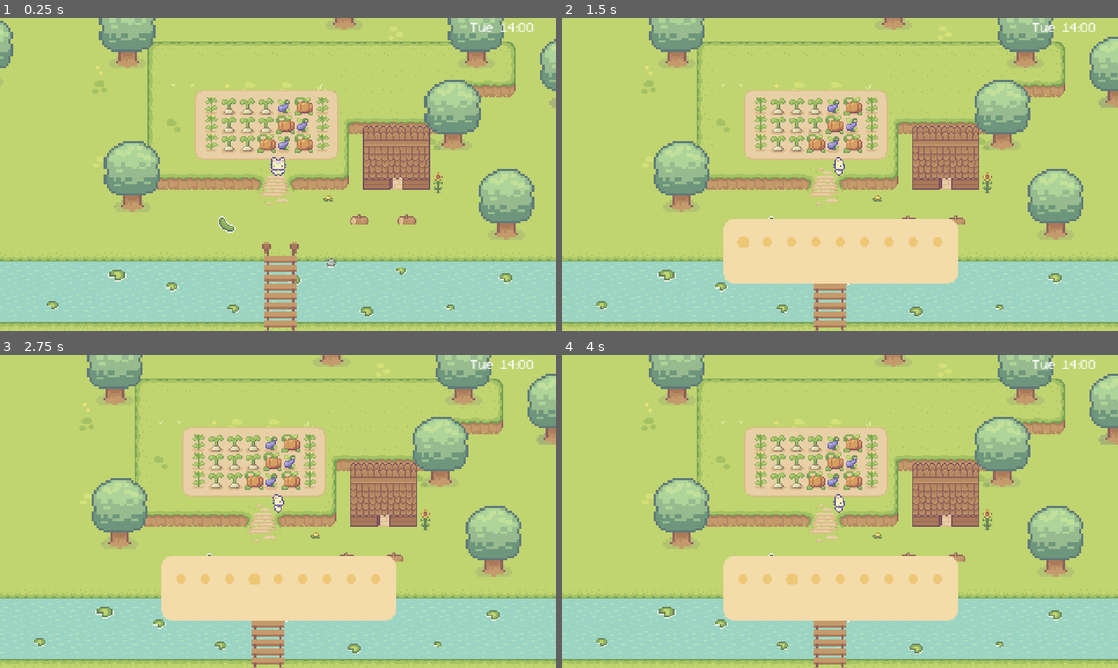
Above: before the commit, frames 1-4 (two rows, left to right).
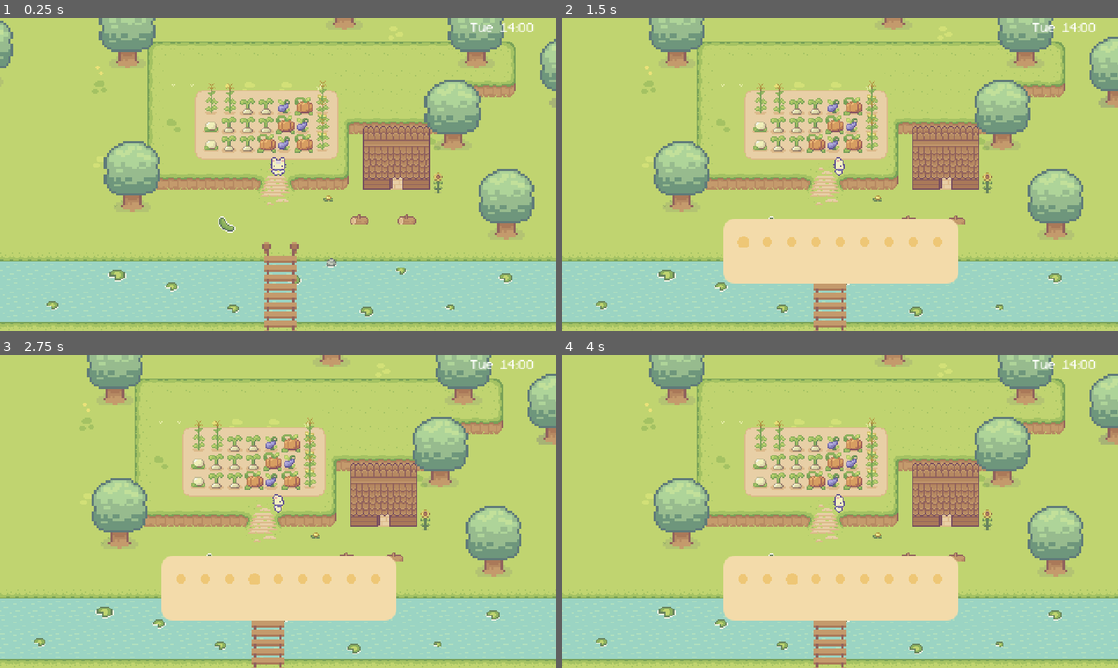
Above: after the commit, the same moments.

Repository: nkbs33/Godot_Farm
Game: Godot game, scene res://demo.tscn
The game is run twice, just before and just after one commit, with the same random seed, the same clock (stepped at 60 frames per second) and the same inputs.
Inputs:
- Up to frame 1 (0.25 s): no input
- Up to frame 2 (1.5 s): tap Enter at 0.5 s; hold D (move_right) 0.53-1.28 s; hold J (interact) 0.53-1.28 s; tap Space at 1.25 s; hold E (backpack) from 1.28 s (still down); tap J (interact) at 1.35 s
- Up to frame 3 (2.75 s): tap Enter at 2 s; release E (backpack) at 2.03 s; hold D (move_right) from 2.03 s (still down); hold J (interact) from 2.03 s (still down)
- Up to frame 4 (4 s): release D (move_right) at 2.78 s; release J (interact) at 2.78 s; hold W (move_up) 2.78-3.53 s; tap J (interact) at 2.85 s; tap Space at 3.5 s; hold A (move_left) from 3.53 s (still down); hold J (interact) from 3.53 s (still down)

The runs differ from the first frame. In frame 1, 0.5% of the frame differs, in the area x 36-59%, y 20-43%; in frame 2, 0.5%, in the area x 34-57%, y 20-43%; in frame 3, 0.5%; in frame 4, 0.5%.

Commit message:
work work

Diff:
--- a/world_maps/tile_sets/crop_tile_set.tres
+++ b/world_maps/tile_sets/crop_tile_set.tres
@@ -6,20 +6,12 @@
 [sub_resource type="TileSetAtlasSource" id="TileSetAtlasSource_6n8xk"]
 resource_name = "crops"
 texture = ExtResource("1_a81je")
-3:0/0 = 0
-3:0/0/y_sort_origin = 4
-4:0/0 = 0
-4:0/0/y_sort_origin = 4
 0:1/0 = 0
 0:1/0/y_sort_origin = 4
 1:1/0 = 0
 1:1/0/y_sort_origin = 4
 2:1/0 = 0
 2:1/0/y_sort_origin = 4
-3:1/0 = 0
-3:1/0/y_sort_origin = 4
-4:1/0 = 0
-4:1/0/y_sort_origin = 4
 0:2/0 = 0
 0:2/0/y_sort_origin = 4
 1:2/0 = 0
@@ -28,6 +20,7 @@
 2:2/0/y_sort_origin = 4
 3:2/0 = 0
 3:2/0/y_sort_origin = 4
+3:2/0/custom_data_0 = "carrot"
 0:3/0 = 0
 0:3/0/y_sort_origin = 4
 1:3/0 = 0
@@ -36,6 +29,7 @@
 2:3/0/y_sort_origin = 4
 3:3/0 = 0
 3:3/0/y_sort_origin = 4
+3:3/0/custom_data_0 = "cauliflower"
 0:4/0 = 0
 0:4/0/y_sort_origin = 4
 1:4/0 = 0
@@ -44,6 +38,7 @@
 2:4/0/y_sort_origin = 4
 3:4/0 = 0
 3:4/0/y_sort_origin = 4
+3:4/0/custom_data_0 = "tomato"
 0:5/0 = 0
 0:5/0/y_sort_origin = 4
 1:5/0 = 0
@@ -69,6 +64,7 @@
 2:7/0/y_sort_origin = 4
 3:7/0 = 0
 3:7/0/y_sort_origin = 4
+3:7/0/custom_data_0 = "cabbage"
 0:8/0 = 0
 0:8/0/y_sort_origin = 4
 1:8/0 = 0
@@ -77,6 +73,7 @@
 2:8/0/y_sort_origin = 4
 3:8/0 = 0
 3:8/0/y_sort_origin = 4
+3:8/0/custom_data_0 = "stick"
 0:9/0 = 0
 0:9/0/y_sort_origin = 4
 1:9/0 = 0
@@ -103,6 +100,7 @@
 2:11/0/y_sort_origin = 4
 3:11/0 = 0
 3:11/0/y_sort_origin = 4
+3:11/0/custom_data_0 = "flower"
 0:12/0 = 0
 0:12/0/y_sort_origin = 4
 1:12/0 = 0
@@ -111,6 +109,7 @@
 2:12/0/y_sort_origin = 4
 3:12/0 = 0
 3:12/0/y_sort_origin = 4
+3:12/0/custom_data_0 = "purple_carrot"
 0:13/0 = 0
 0:13/0/y_sort_origin = 4
 1:13/0 = 0
@@ -119,6 +118,7 @@
 2:13/0/y_sort_origin = 4
 3:13/0 = 0
 3:13/0/y_sort_origin = 4
+3:13/0/custom_data_0 = "star"
 0:14/0 = 0
 0:14/0/y_sort_origin = 4
 1:14/0 = 0
@@ -127,6 +127,13 @@
 2:14/0/y_sort_origin = 4
 3:14/0 = 0
 3:14/0/y_sort_origin = 4
+3:14/0/custom_data_0 = "cucumber"
+3:0/size_in_atlas = Vector2i(1, 2)
+3:0/0 = 0
+3:0/0/texture_origin = Vector2i(0, 8)
+4:0/size_in_atlas = Vector2i(1, 2)
+4:0/0 = 0
+4:0/0/texture_origin = Vector2i(0, 8)
 
 [sub_resource type="TileSetAtlasSource" id="TileSetAtlasSource_ey130"]
 resource_name = "dirt"
--- a/world_maps/world.tscn
+++ b/world_maps/world.tscn
@@ -50,7 +50,7 @@
 layer_1/y_sort_enabled = true
 layer_1/y_sort_origin = 1
 layer_1/z_index = 5
-layer_1/tile_data = PackedInt32Array(524294, 196608, 10, 524295, 196608, 10, 524296, 196608, 10, 458758, 196608, 10, 458759, 196608, 10, 458760, 196608, 10, 589830, 196608, 10, 589831, 196608, 10, 589832, 196608, 9, 524297, 196608, 9, 589834, 196608, 9, 458762, 196608, 9, 458761, 196608, 5, 524298, 196608, 5, 589833, 196608, 5, 458757, 262144, 1, 524293, 262144, 1, 458763, 262144, 1, 524299, 262144, 1, 589835, 262144, 1, 589829, 262144, 1)
+layer_1/tile_data = PackedInt32Array(524294, 196608, 10, 524295, 196608, 10, 524296, 196608, 10, 458758, 196608, 0, 458759, 196608, 10, 458760, 196608, 10, 589830, 196608, 10, 589831, 196608, 10, 589832, 196608, 9, 524297, 196608, 9, 589834, 196608, 9, 458762, 196608, 9, 458761, 196608, 5, 524298, 196608, 5, 589833, 196608, 5, 458757, 196608, 0, 524293, 196608, 3, 458763, 262144, 0, 524299, 262144, 0, 589835, 262144, 0, 589829, 196608, 3)
 script = ExtResource("5_vbv4y")
 
 [node name="WorldObjects" type="Node2D" parent="."]
Binary file removed: assets/images/carrot.png
Not shown, removed: assets/images/carrot.png.import
Binary file removed: assets/images/cat sheet.png
Not shown, removed: assets/images/cat sheet.png.import
